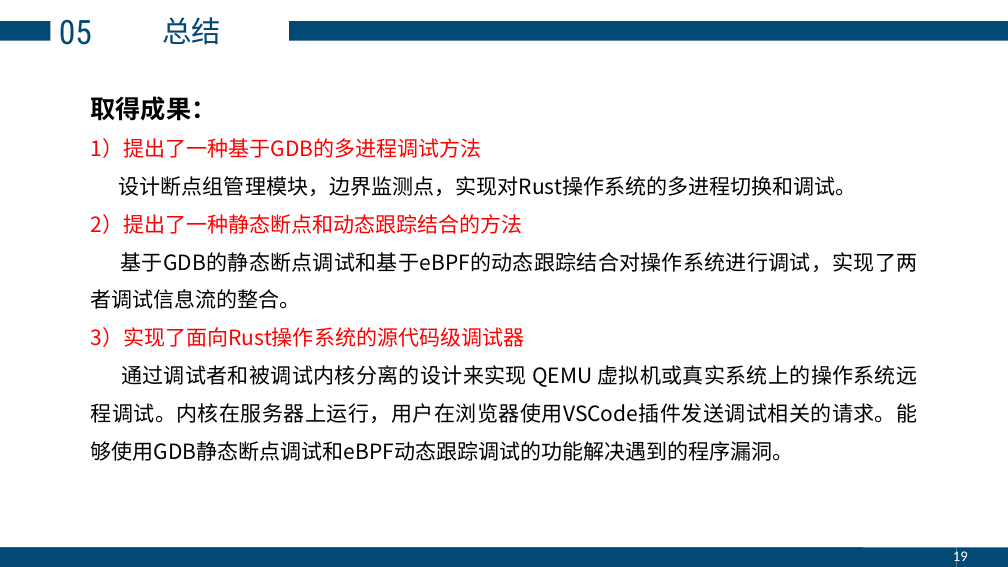
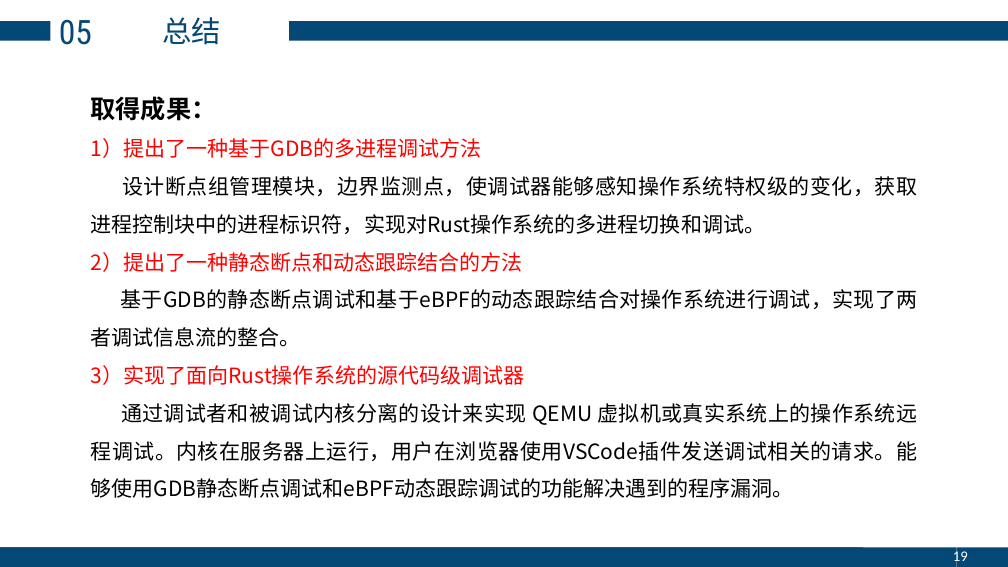
Before and after one commit to zhangly1234/report, a slide deck: slide 19 of 毕业答辩-张露元.pptx. Drawn at 1008x567 pixels with LibreOffice and Linux fonts; fonts in the diff are those of the drawing. Boxes give left, top, right and bottom in pixels: in the first picture for what was removed or moved away, otherwise in the second. Text is boxed around its words. In the diff, an @@ line names an element or a change of style, - is before the commit and + after.

```diff
--- a/毕业答辩-张露元.pptx
+++ b/毕业答辩-张露元.pptx
@@ text at bbox=[91, 176, 917, 234]: text changed @@
-设计断点组管理模块，边界监测点，实现对Rust操作系统的多进程切换和调试。
+设计断点组管理模块，边界监测点，使调试器能够感知操作系统特权级的变化，获取进程控制块中的进程标识符，实现对Rust操作系统的多进程切换和调试。
```
Also in this commit, not shown: 5 other slides changed, 2 slides added, 2 slides removed, 1 other file.
